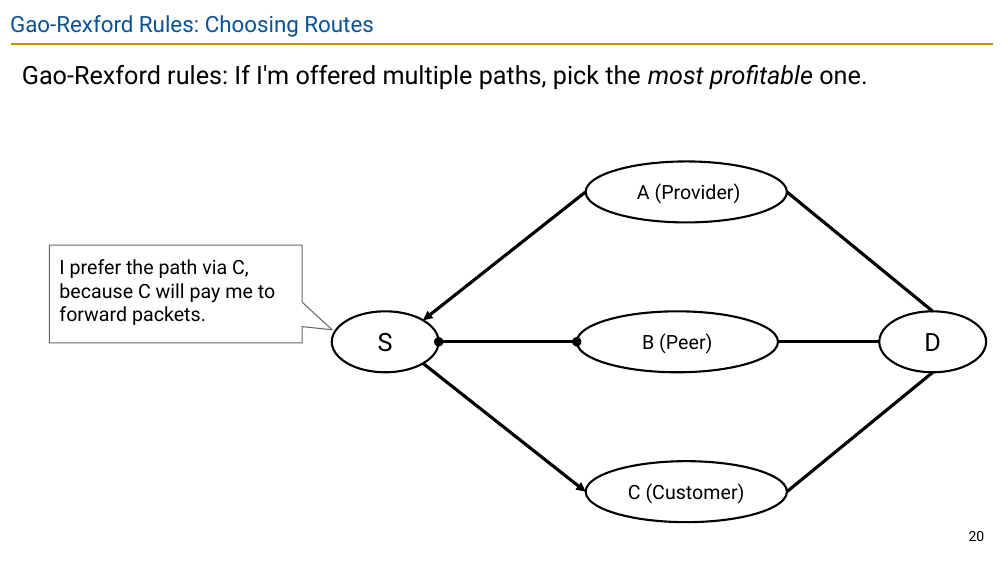
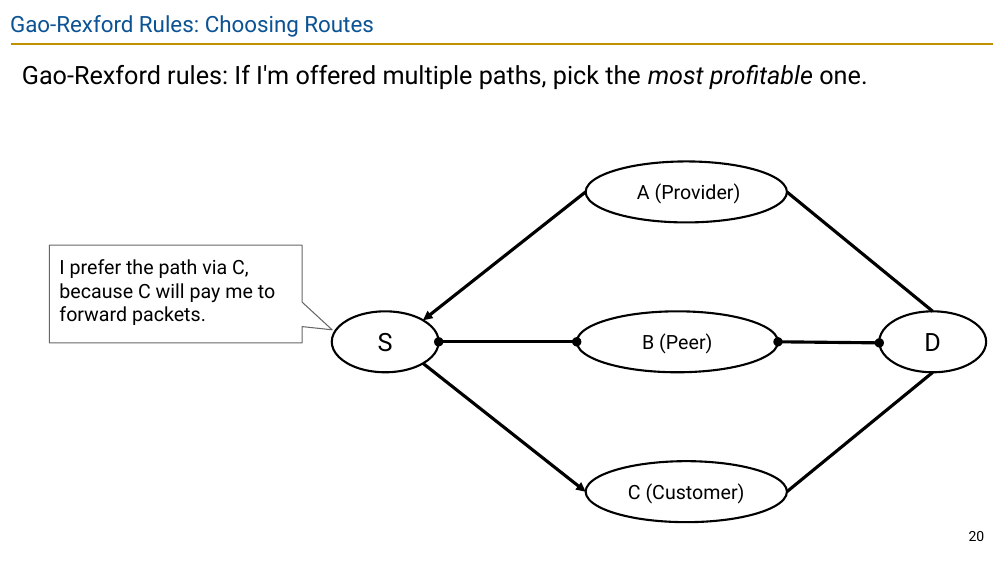
Before and after one commit to guhofstra/CSC175Sp26, a slide deck: slide 20 of PPTs/Lecture 8 - Inter-Domain Routing.pptx. Drawn at 1008x567 pixels with LibreOffice and Linux fonts; fonts in the diff are those of the drawing. Boxes give left, top, right and bottom in pixels: in the first picture for what was removed or moved away, otherwise in the second. Text is boxed around its words. In the diff, an @@ line names an element or a change of style, - is before the commit and + after.

```diff
--- a/PPTs/Lecture 8 - Inter-Domain Routing.pptx
+++ b/PPTs/Lecture 8 - Inter-Domain Routing.pptx
@@ line moved from (879, 342) - (778, 342) to (778, 342) - (879, 343) @@
@@ line (778, 342) - (879, 343): line to double arrow @@
```
Also in this commit, not shown: 1 other slide changed, 1 slide added, 8 other files.
